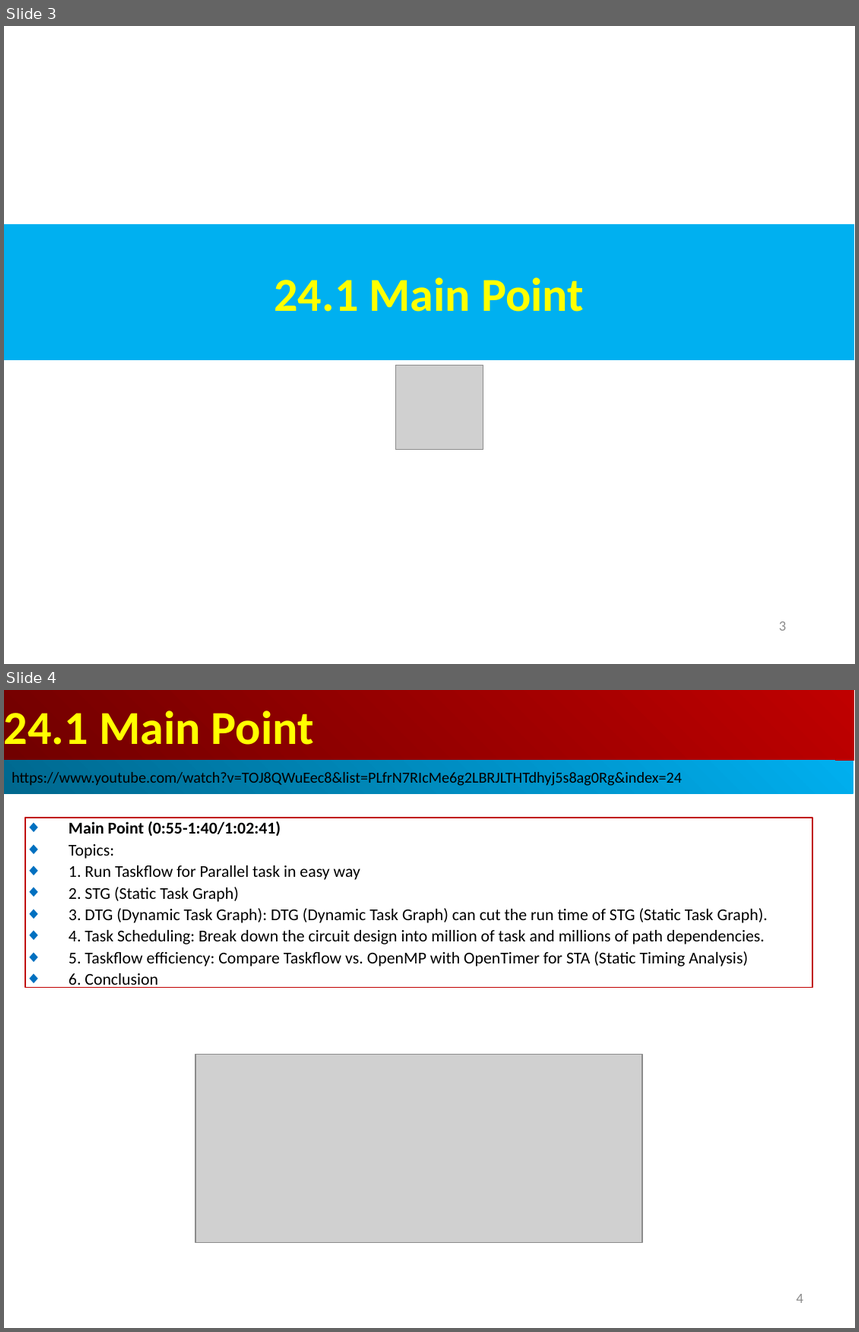
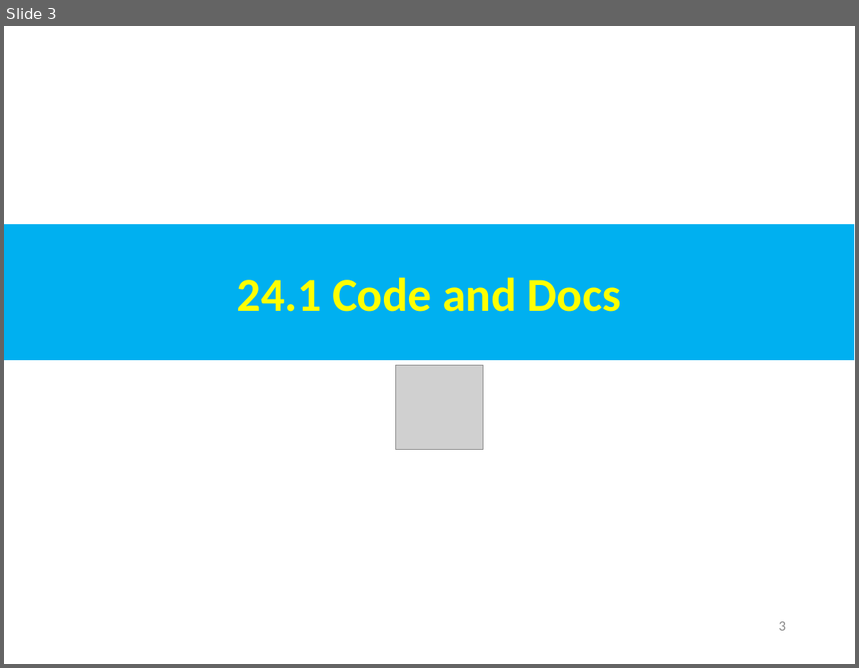
Before and after one commit to peterhchen/AIU_CS800_Chisel, a slide deck: 500_UCSC_HWD/024_XLS_GPU/000_Video/024.XLS_GPU.ppt. Shown one above the other, each under a label of ours: slides 3 and 4 before the commit, slide 3 after it. The pictures are 859x1332 and 859x668 pixels, drawn with LibreOffice and Linux fonts; fonts in the diff are those of the drawing; grey boxes stand for pictures. Boxes give left, top, right and bottom in pixels: in the first picture for what was removed or moved away, otherwise in the second. Text is boxed around its words. In the diff, an @@ line names an element or a change of style, - is before the commit and + after.

```diff
--- a/500_UCSC_HWD/024_XLS_GPU/000_Video/024.XLS_GPU.ppt
+++ b/500_UCSC_HWD/024_XLS_GPU/000_Video/024.XLS_GPU.ppt
@@ slide 4 removed at [4, 690, 855, 1328], background #FFFFFF @@
@@ rectangle removed at [4, 690, 854, 761] @@
-24.1 Main Point
@@ rectangle removed at [4, 761, 854, 794] @@
-https://www.youtube.com/watch?v=TOJ8QWuEec8&list=PLfrN7RIcMe6g2LBRJLTHTdhyj5s8ag0Rg&index=24
@@ rectangle removed at [25, 818, 813, 988] @@
-◆ Main Point (0:55-1:40/1:02:41)
-◆ Topics:
-◆ 1. Run Taskflow for Parallel task in easy way
-◆ 2. STG (Static Task Graph)
-◆ 3. DTG (Dynamic Task Graph): DTG (Dynamic Task Graph) can cut the run time of STG (Static Task Graph).
-◆ 4. Task Scheduling: Break down the circuit design into million of task and millions of path dependencies.
-◆ 5. Taskflow efficiency: Compare Taskflow vs. OpenMP with OpenTimer for STA (Static Timing Analysis)
-◆ 6. Conclusion
@@ picture removed at [196, 1054, 642, 1243] @@
@@ page number removed at [797, 1294, 804, 1303] @@
-4
@@ slide 3 changed as well @@
@@ text in rectangle at [237, 278, 620, 312]: text changed @@
-24.1 Main Point
+24.1 Code and Docs
```
Also in this commit, not shown: 10 slides added, 1 other slide removed.
